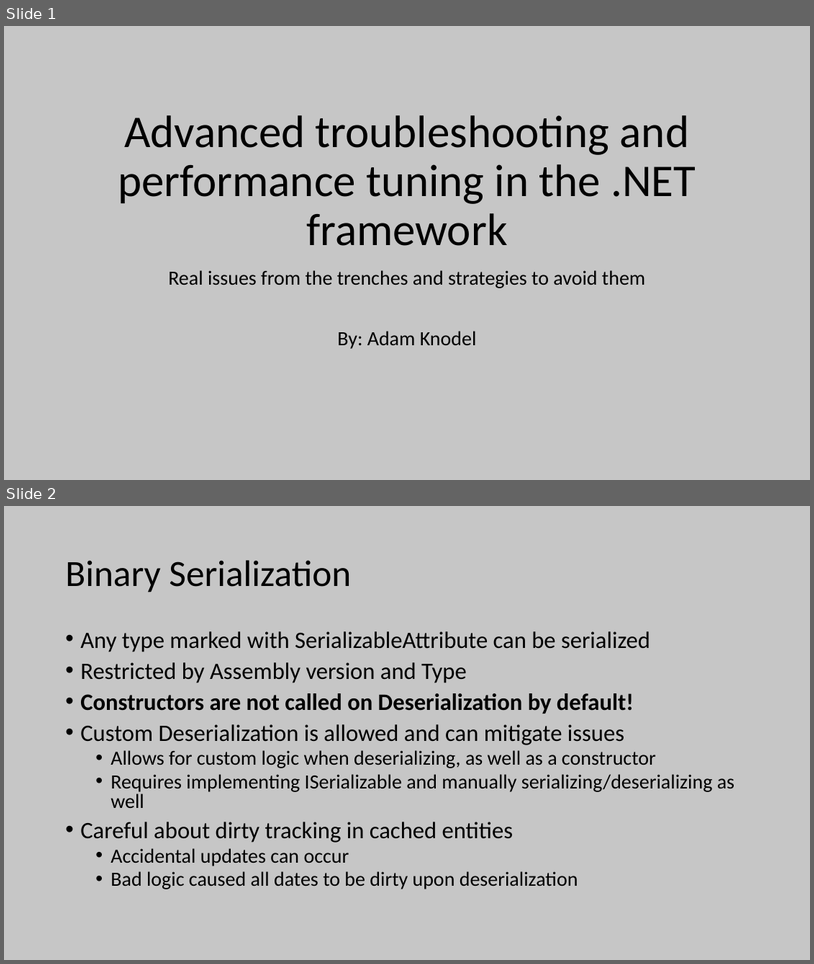
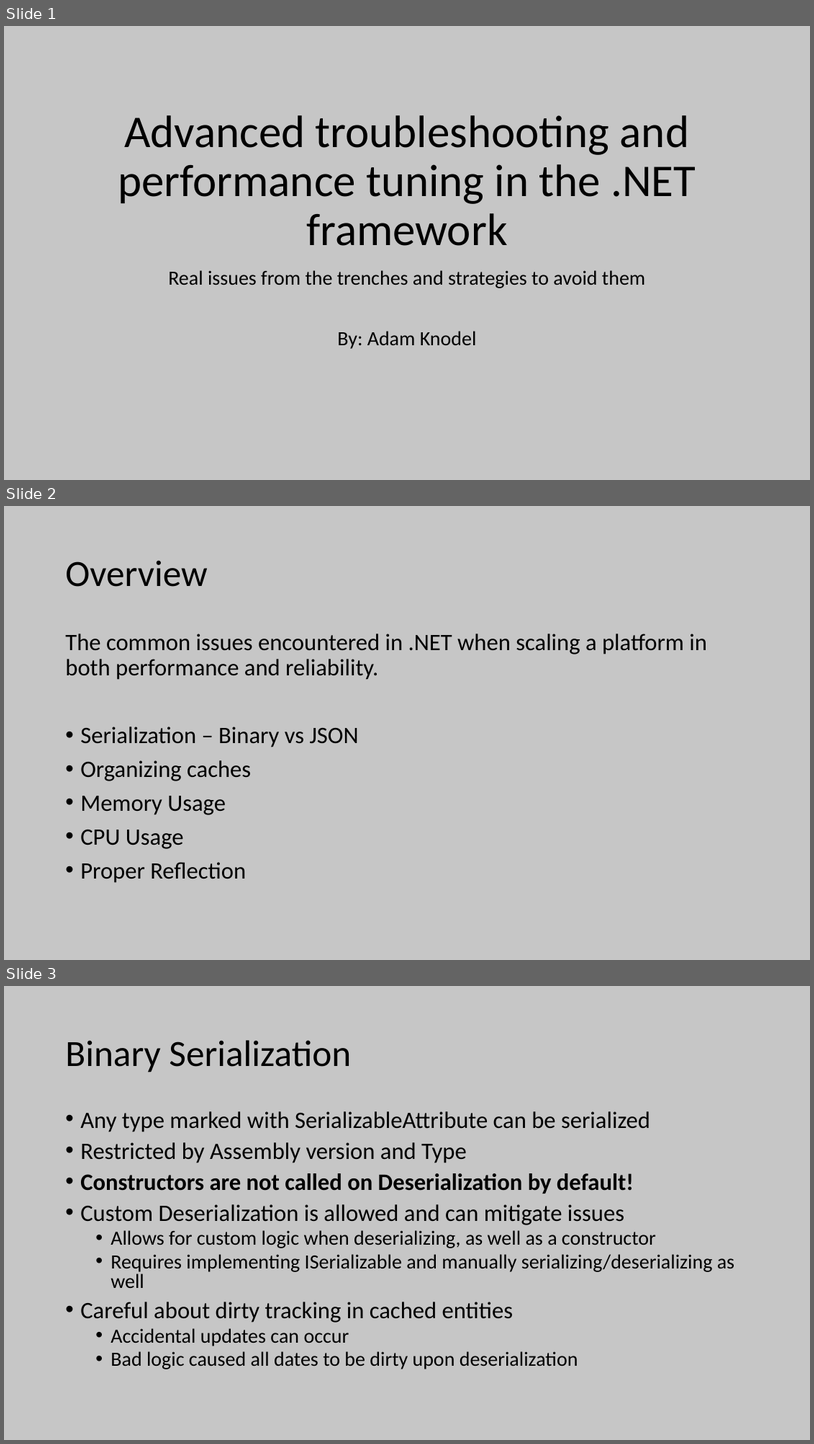
Before and after one commit to knodel12/Slides, a slide deck: 2019_07_24_UserGroup/Advanced troubleshooting and performance tuning in NET.pptx. Shown one above the other, each under a label of ours: slides 1 and 2 before the commit, slides 1, 2 and 3 after it. The pictures are 814x964 and 814x1444 pixels, drawn with LibreOffice and Linux fonts; fonts in the diff are those of the drawing. Boxes give left, top, right and bottom in pixels: in the first picture for what was removed or moved away, otherwise in the second. Text is boxed around its words. In the diff, an @@ line names an element or a change of style, - is before the commit and + after.

```diff
--- a/2019_07_24_UserGroup/Advanced troubleshooting and performance tuning in NET.pptx
+++ b/2019_07_24_UserGroup/Advanced troubleshooting and performance tuning in NET.pptx
@@ slide 2 added at bbox=[4, 506, 810, 960], background #C6C6C6 @@
@@ title added at bbox=[65, 560, 207, 587], 44 pt, text #000000 @@
+Overview
@@ text added at bbox=[65, 633, 707, 883], 28 pt, text #000000 @@
+The common issues encountered in .NET when scaling a platform in both performance and reliability.
+• Serialization – Binary vs JSON
+• Organizing caches
+• Memory Usage
+• CPU Usage
+• Proper Reflection
@@ what was slide 2 is now slide 3 @@
```
Also in this commit, not shown: 1 slide changed, 1 other slide added.
